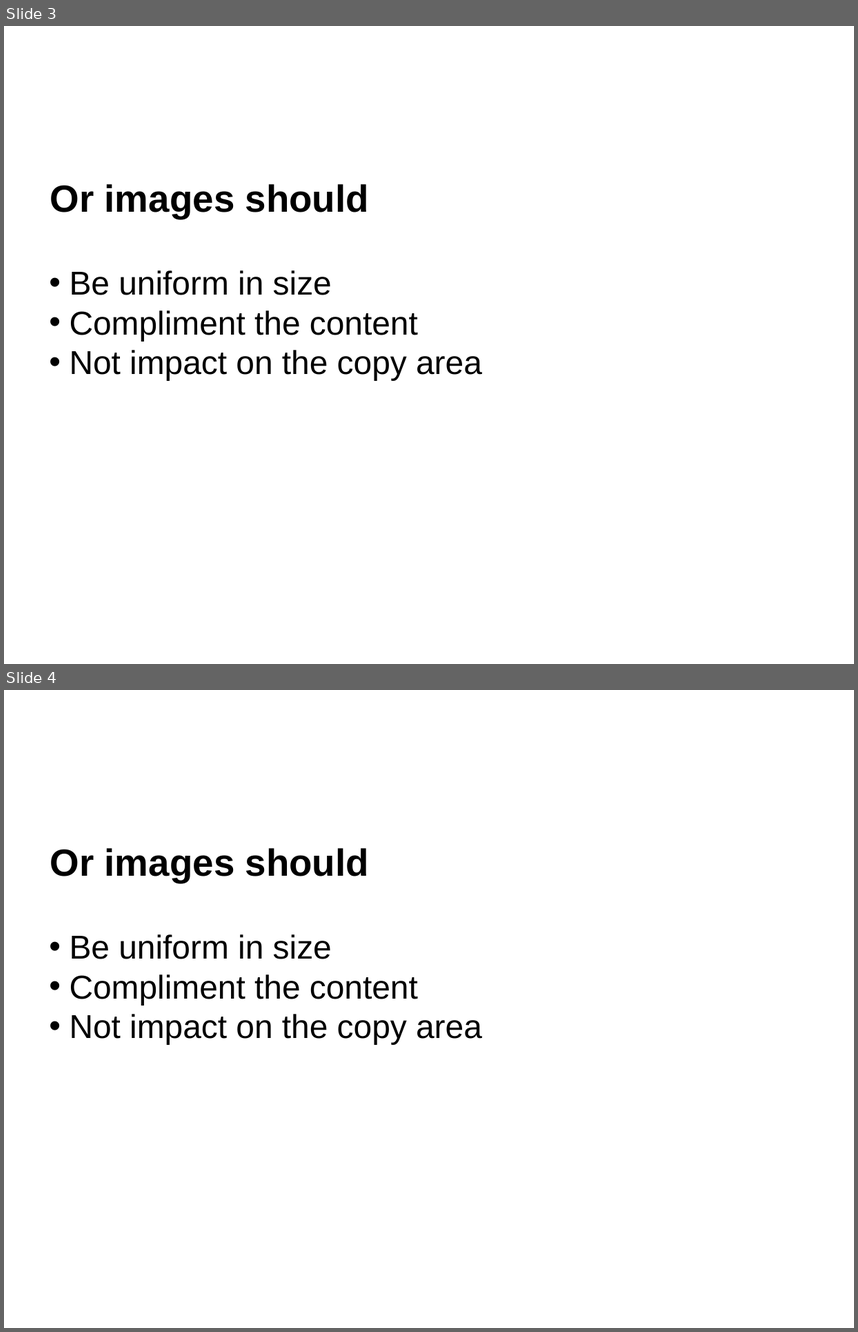
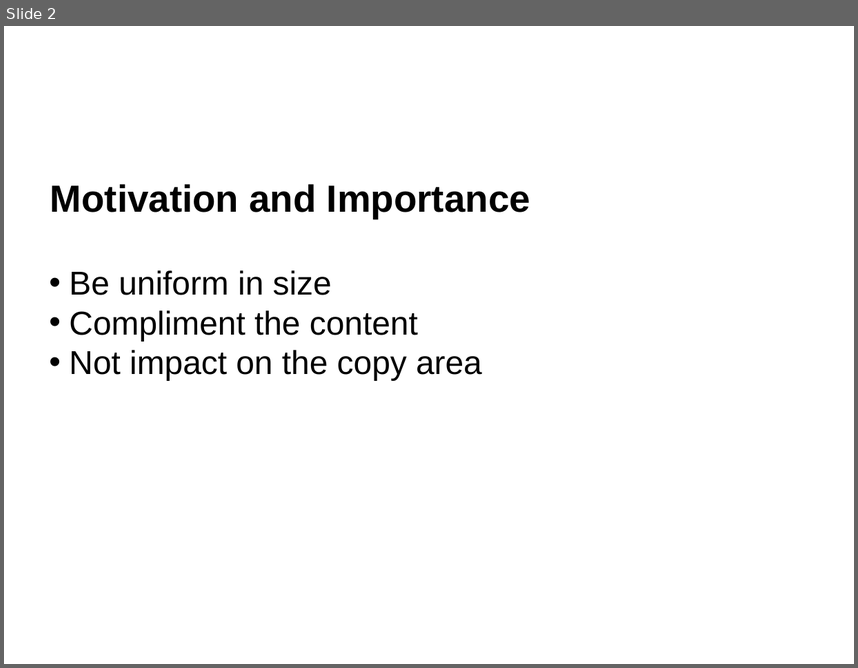
Before and after one commit to qian-liu/2nd_year_short_report, a slide deck: 2nd_year_int.pptx. Shown one above the other, each under a label of ours: slides 3 and 4 before the commit, slide 2 after it. The pictures are 858x1332 and 858x668 pixels, drawn with LibreOffice and Linux fonts; fonts in the diff are those of the drawing; background and template pictures are left out. Boxes give left, top, right and bottom in pixels: in the first picture for what was removed or moved away, otherwise in the second. Text is boxed around its words. In the diff, an @@ line names an element or a change of style, - is before the commit and + after.

```diff
--- a/2nd_year_int.pptx
+++ b/2nd_year_int.pptx
@@ slide 4 removed at (4,690,854,1328), background #FFFFFF @@
@@ text removed at (50,848,369,883) @@
-Or images should
@@ text removed at (70,934,482,1045) @@
-• Be uniform in size
-• Compliment the content
-• Not impact on the copy area
@@ what was slide 3 is now slide 2 @@
@@ slide 2 changed as well @@
@@ text at (50,184,530,219): text changed @@
-Or images should
+Motivation and Importance
```
Also in this commit, not shown: 1 other slide changed, 9 slides added, 1 other slide removed, 41 other files.
